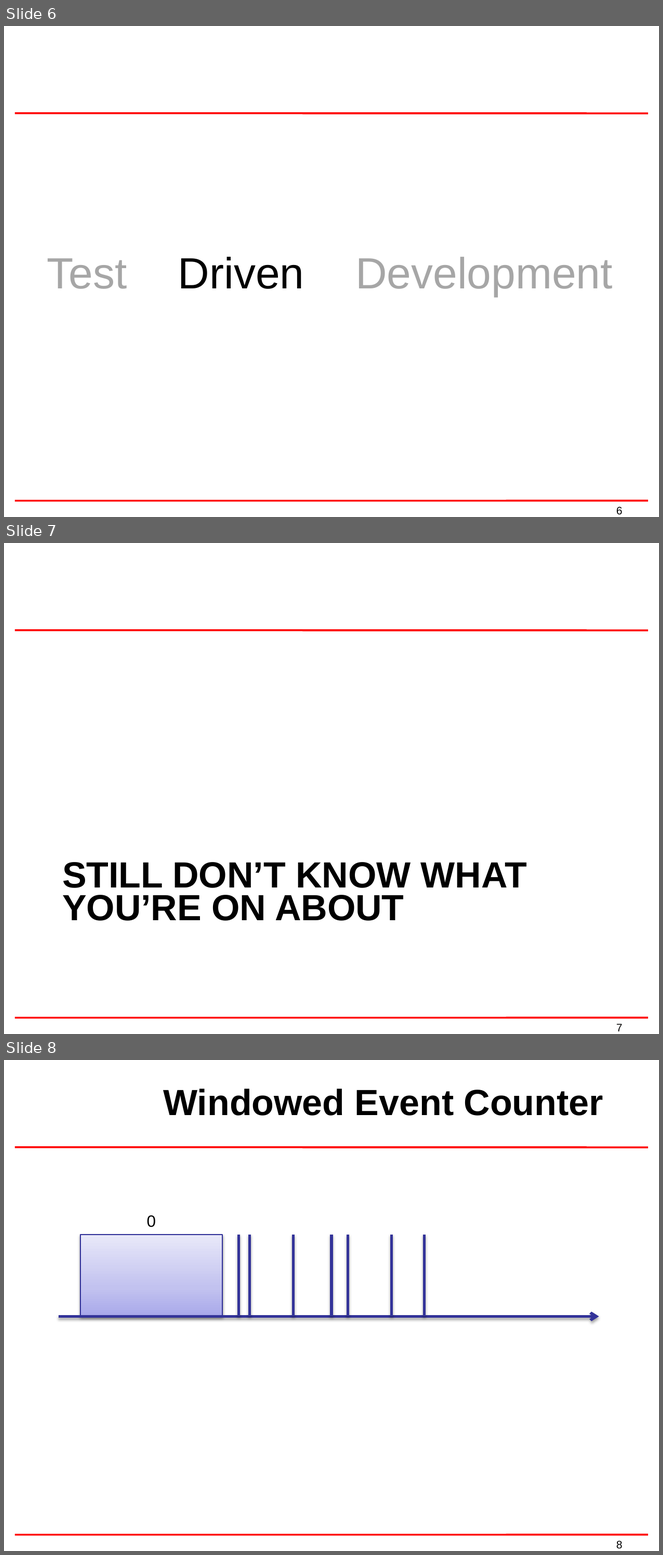
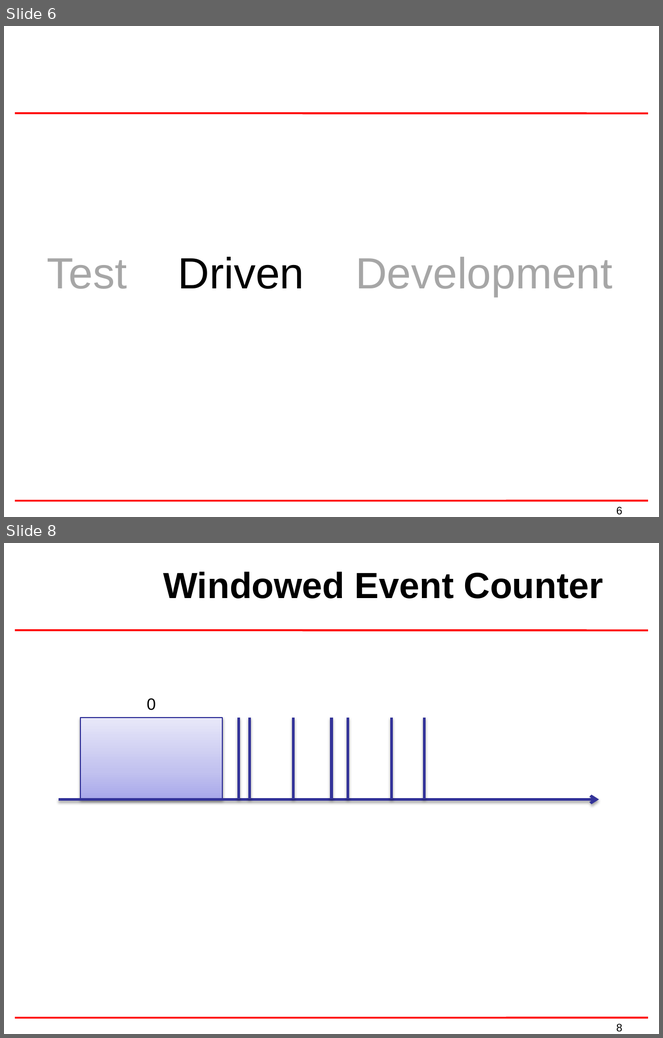
Before and after one commit to drbartling/presentations, a slide deck: intro_to_tdd/Intro to TDD.pptx. Shown one above the other, each under a label of ours: slides 6, 7 and 8 before the commit, slides 6 and 8 after it; the slides between them are not shown. The pictures are 663x1555 and 663x1038 pixels, drawn with LibreOffice and Linux fonts; fonts in the diff are those of the drawing; background and template pictures are left out. Boxes give left, top, right and bottom in pixels: in the first picture for what was removed or moved away, otherwise in the second. Text is boxed around its words. In the diff, an @@ line names an element or a change of style, - is before the commit and + after.

```diff
--- a/intro_to_tdd/Intro to TDD.pptx
+++ b/intro_to_tdd/Intro to TDD.pptx
@@ slide 7 removed at bbox=[4, 543, 659, 1034], background #FFFFFF; not listed: 3 template elements that a slide beside it also shows @@
@@ title removed at bbox=[62, 862, 528, 921] @@
-STILL DON’T KNOW WHAT YOU’RE ON ABOUT
```
Also in this commit, not shown: 2 slides changed, 2 slides added.
